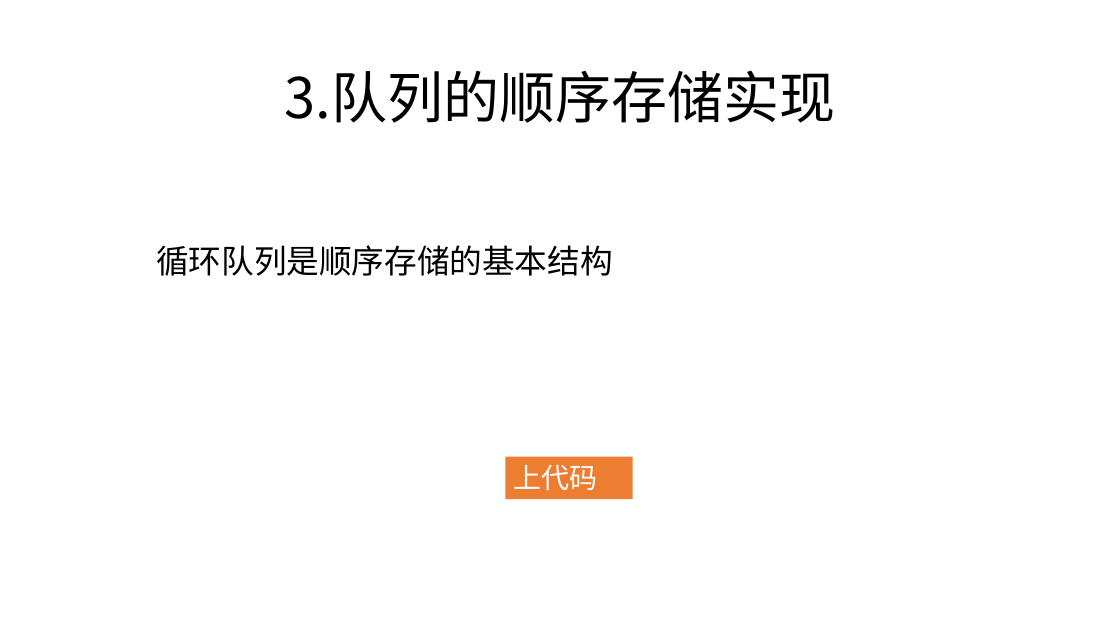
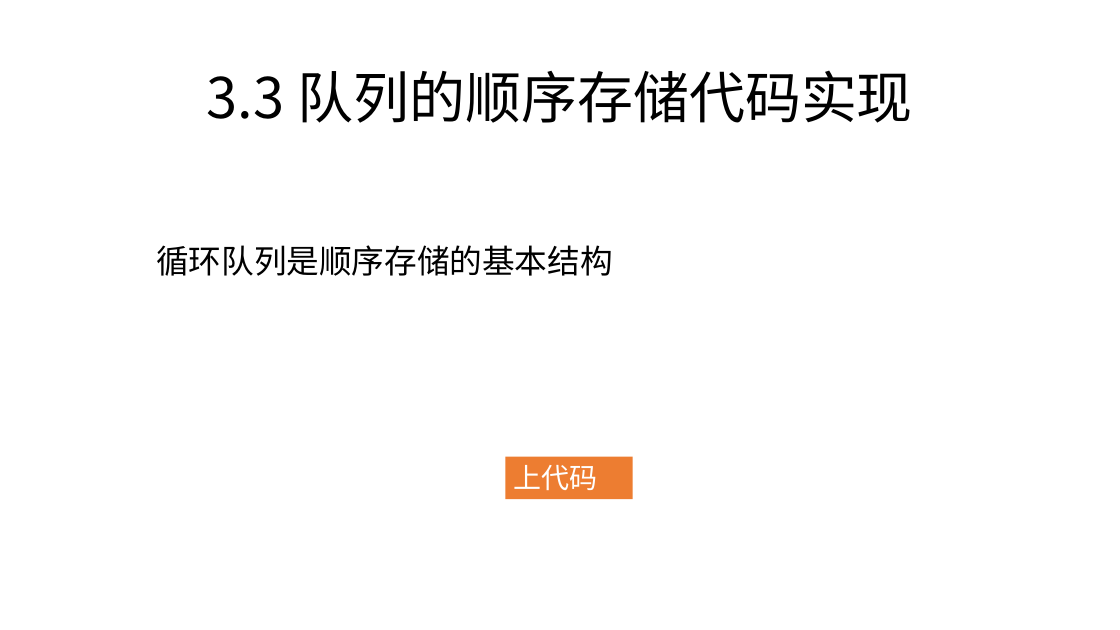
Before and after one commit to zjyesir/hmc_data_structure, a slide deck: slide 10 of ppt/3.2 队列.pptx. Drawn at 1120x630 pixels with LibreOffice and Linux fonts; fonts in the diff are those of the drawing; background and template pictures are left out. Boxes give left, top, right and bottom in pixels: in the first picture for what was removed or moved away, otherwise in the second. Text is boxed around its words. In the diff, an @@ line names an element or a change of style, - is before the commit and + after.

Commit message:
队列 ppt 思维导图

```diff
--- a/ppt/3.2 队列.pptx
+++ b/ppt/3.2 队列.pptx
@@ text at [207, 70, 913, 123]: text changed @@
-3.队列的顺序存储实现
+3.3 队列的顺序存储代码实现
```
Also in this commit, not shown: 8 other slides changed, 2 slides removed, 3 other files.
